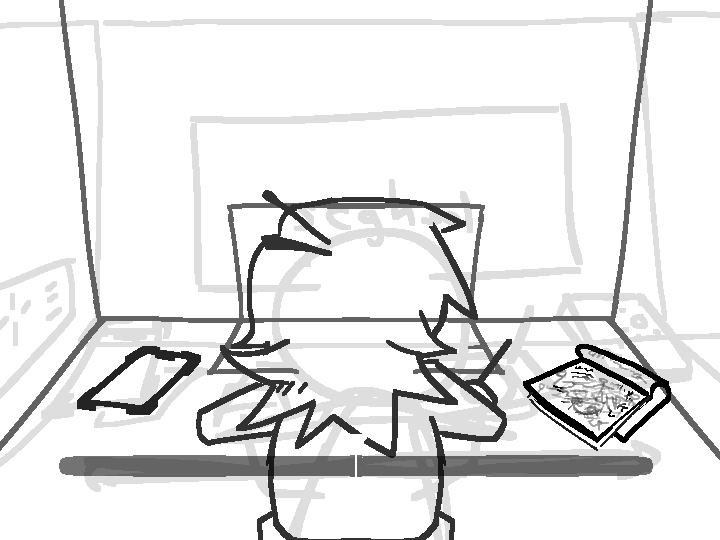
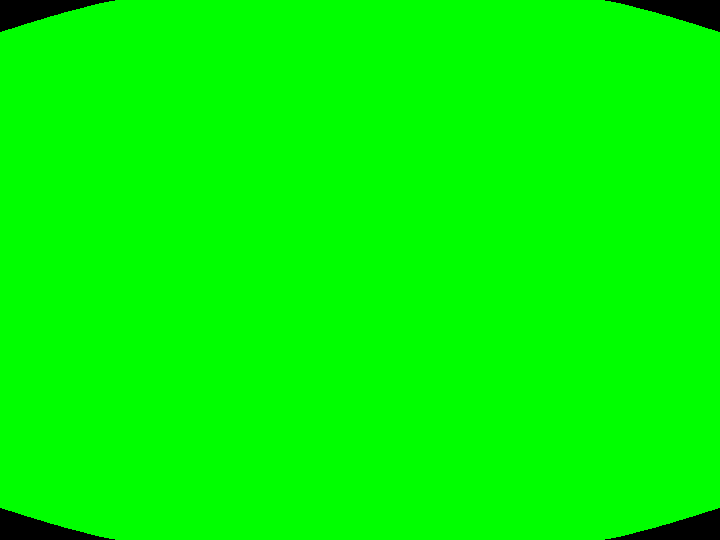
Two versions of the same layered image (720 x 540). Layer-by-layer changes:
added layer "Paint Layer 18" above "focus" over [0, 0, 720, 540]
renamed "focus" to "focusDraf", hid it, painted on it over [0, 0, 720, 540]
